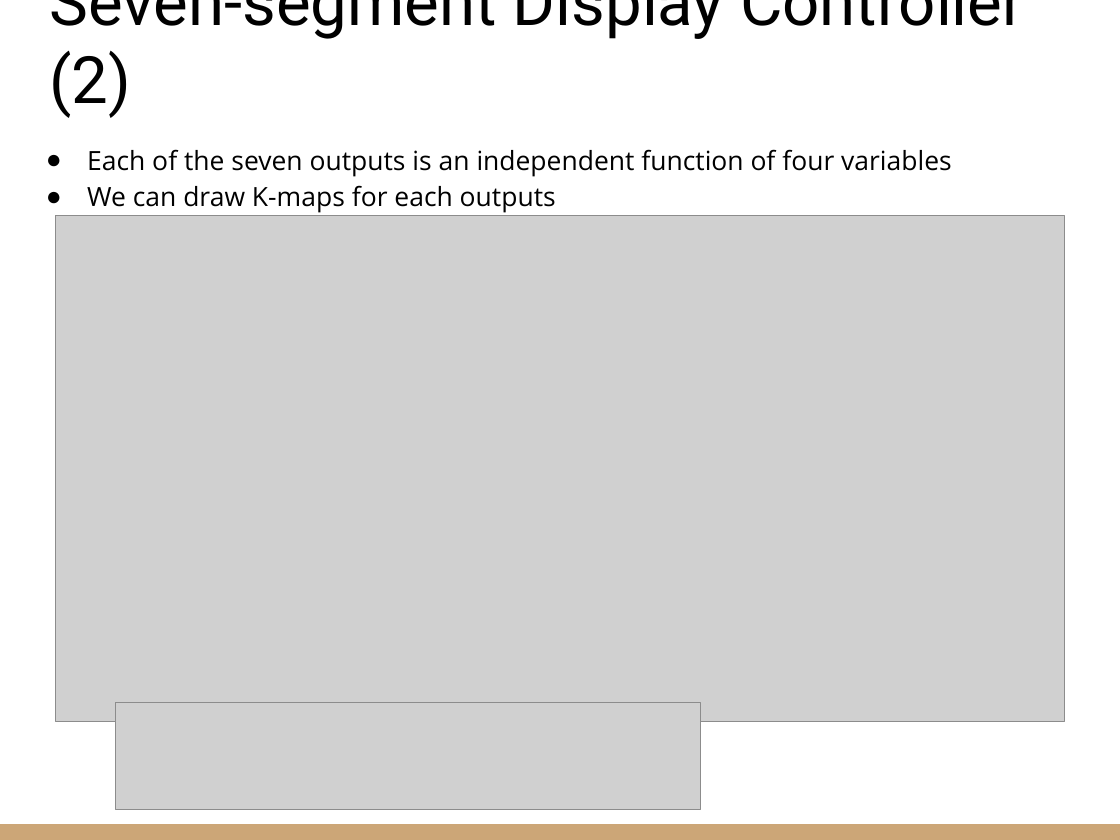
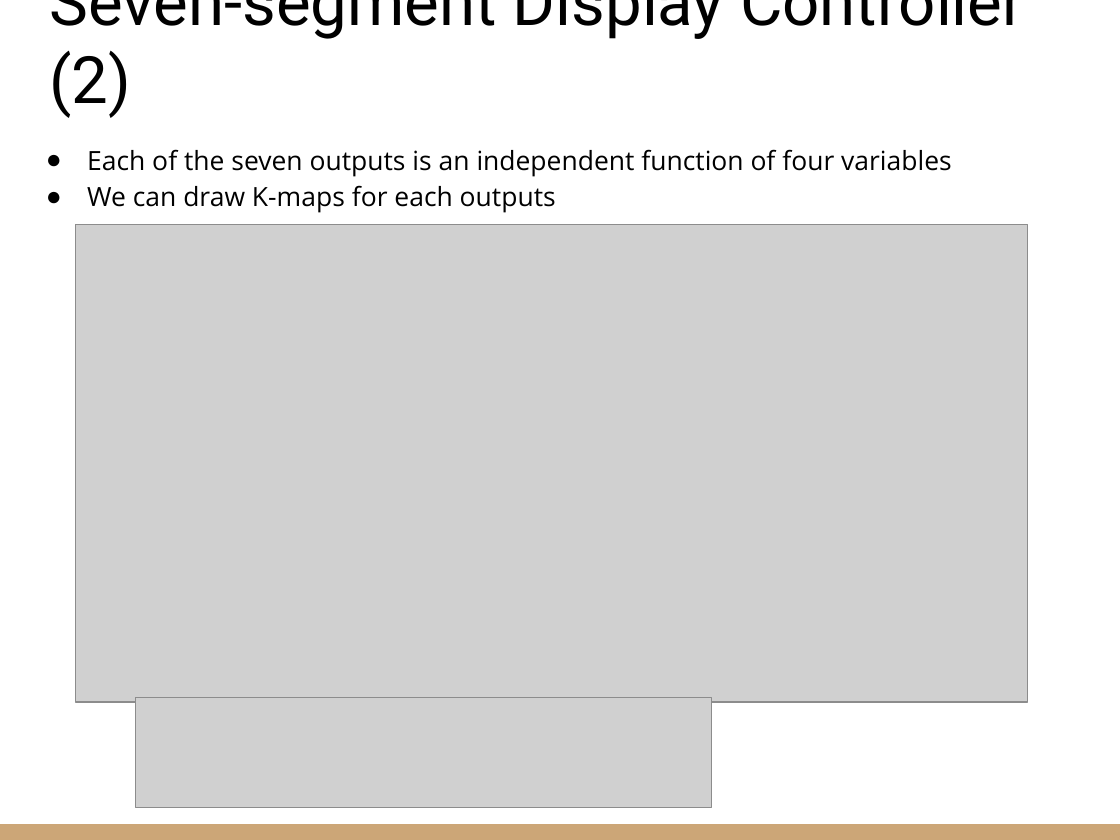
Before and after one commit to riccardoberta/esd, a slide deck: slide 22 of 06 - Graphical Minimization Methods/slides.pptx. Drawn at 1120x840 pixels with LibreOffice and Linux fonts; fonts in the diff are those of the drawing; grey boxes stand for pictures. Boxes give left, top, right and bottom in pixels: in the first picture for what was removed or moved away, otherwise in the second. Text is boxed around its words. In the diff, an @@ line names an element or a change of style, - is before the commit and + after.

```diff
--- a/06 - Graphical Minimization Methods/slides.pptx
+++ b/06 - Graphical Minimization Methods/slides.pptx
@@ picture: place and size @@
-picture at <box>56,215,1064,721</box>
+picture at <box>76,224,1028,702</box>
@@ picture: place and size @@
-picture at <box>115,702,700,810</box>
+picture at <box>136,698,711,808</box>
```
Also in this commit, not shown: 7 other files.
